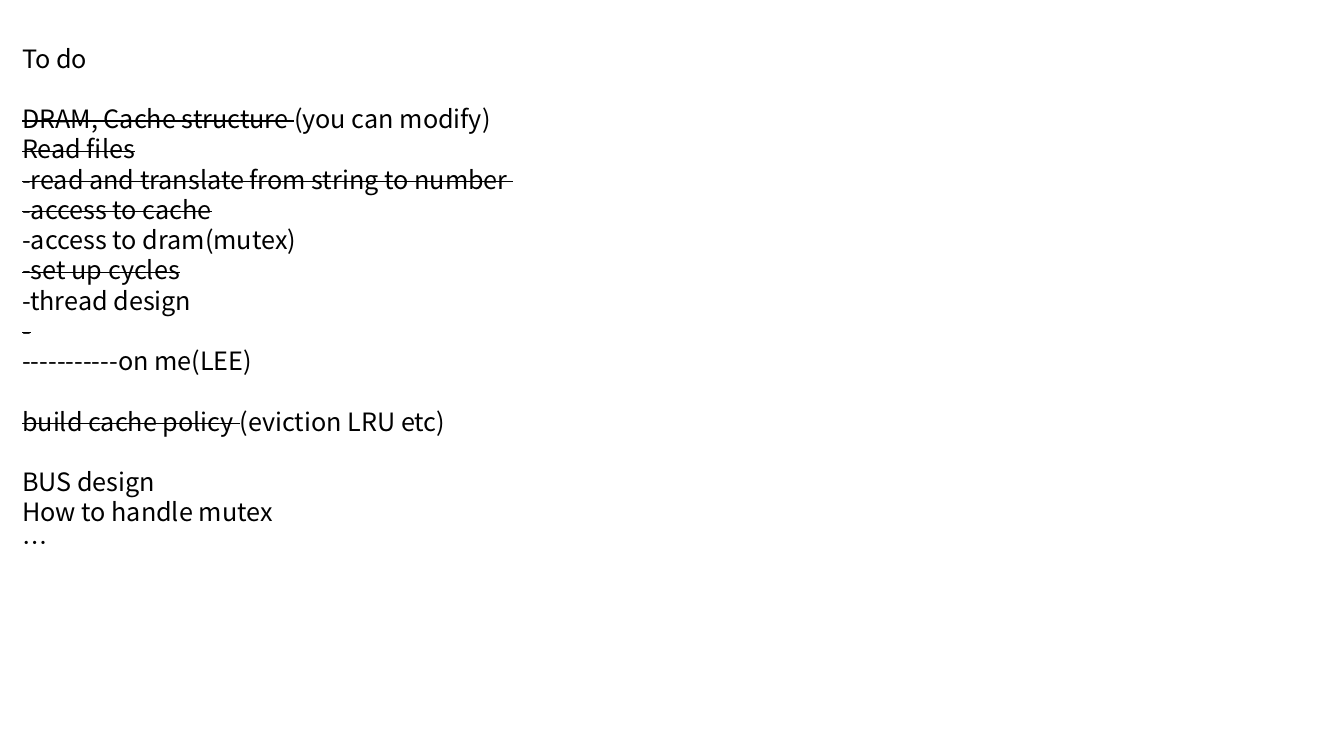
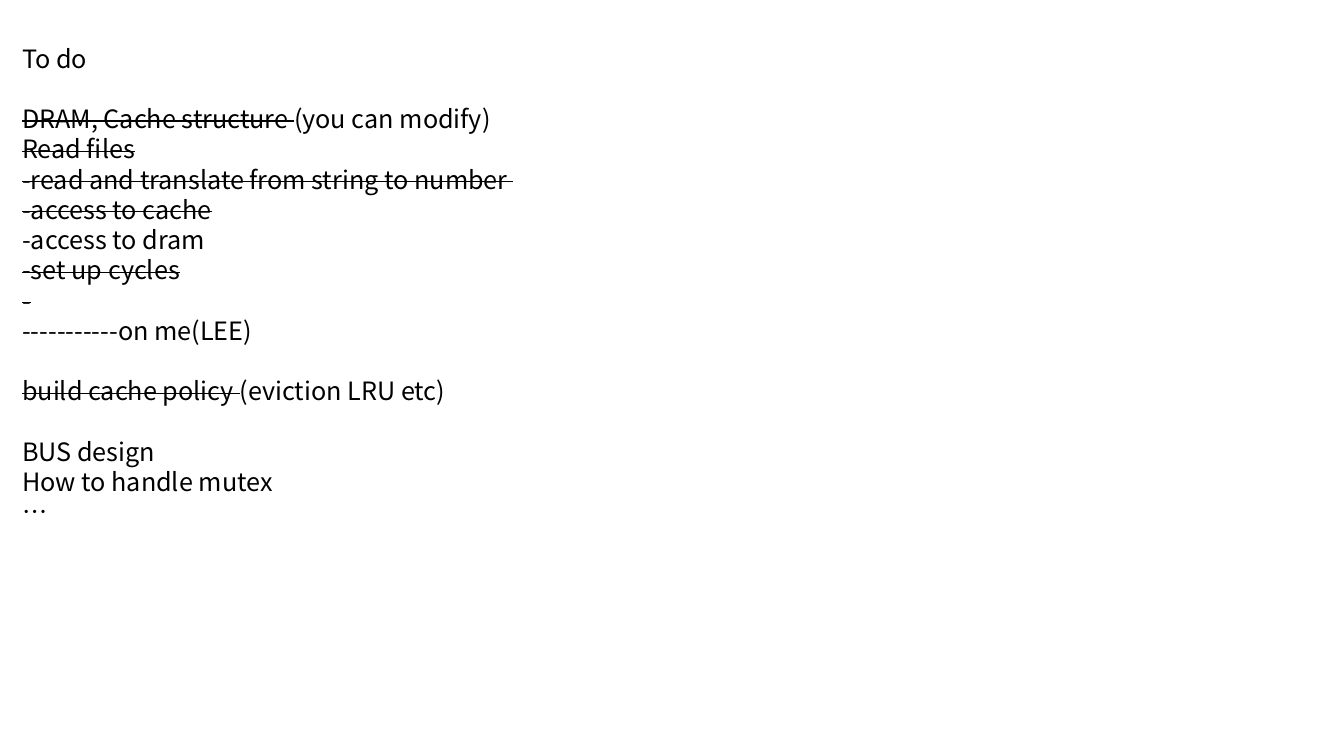
Before and after one commit to GillchLee/CS4223, a slide deck: slide 6 of assignment2/Assignment2.pptx (slide 5 before the commit). Drawn at 1344x756 pixels with LibreOffice and Linux fonts; fonts in the diff are those of the drawing. Boxes give left, top, right and bottom in pixels: in the first picture for what was removed or moved away, otherwise in the second. Text is boxed around its words. In the diff, an @@ line names an element or a change of style, - is before the commit and + after.

```diff
--- a/assignment2/Assignment2.pptx
+++ b/assignment2/Assignment2.pptx
@@ text at [22,229,205,250]: text changed @@
--access to dram(mutex)
+-access to dram
@@ text at [22,284,191,316]: paragraph removed @@
--thread design
```
Also in this commit, not shown: 2 other slides changed, 2 slides added, 1 slide removed.
